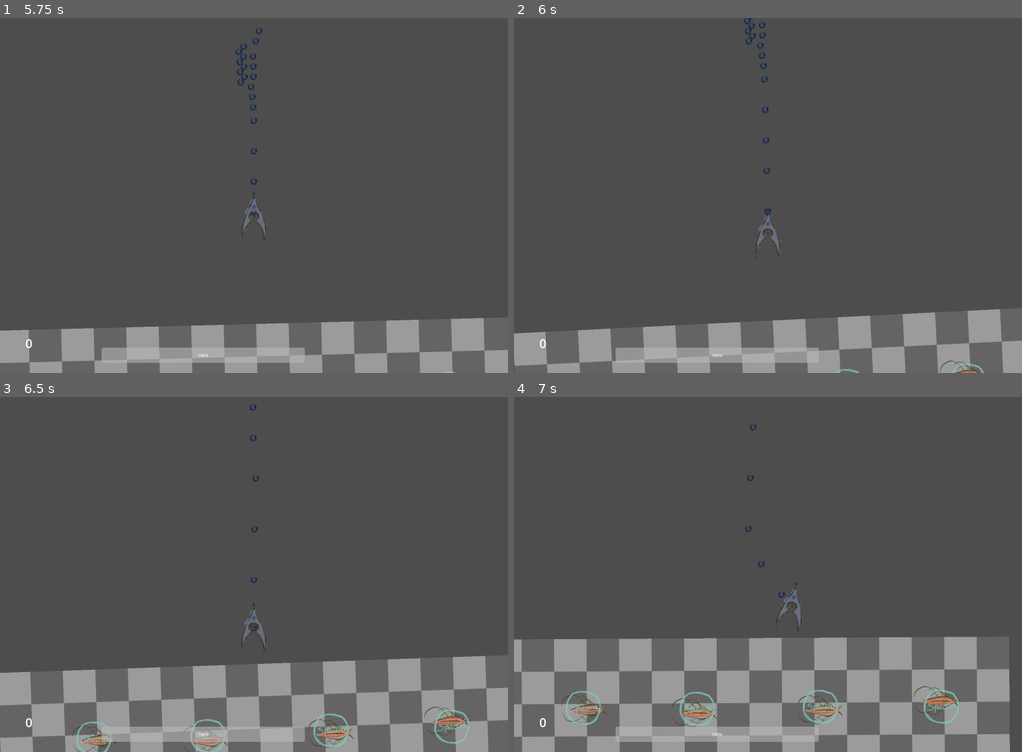
Above: before the commit, frames 1-4 (two rows, left to right).
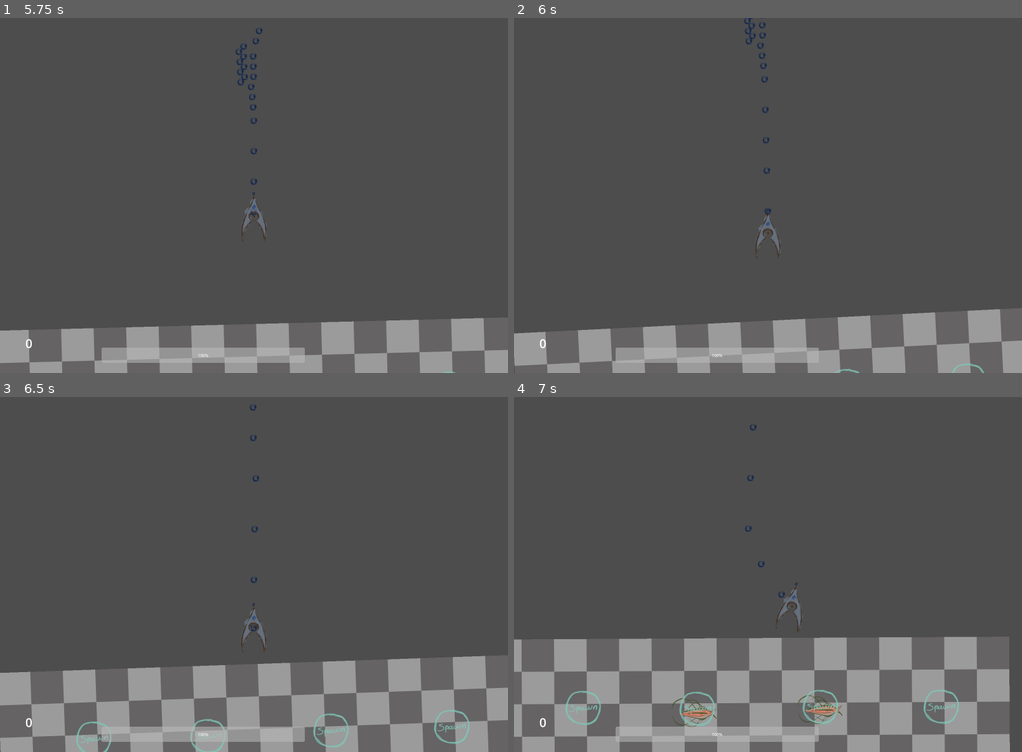
Above: after the commit, the same moments.

Repository: AustereTriceratops/BulletHellEngine
Game: Godot game, scene res://levels/test_levels/devLevel.tscn
Same seed, same stepped clock (60 frames per second), same inputs: the game is played once before the commit and once after it.
Inputs (mouse positions are in pixels of both pictures, inside the frame that each line leads up to):
- Up to frame 1 (5.75 s): tap Enter at 0.5 s; move the mouse to (279, 195) at 0.52 s; hold Q (look_left) 0.53-1.28 s; hold W (player_up) 0.53-4.28 s; move the mouse to (228, 195) at 1.27 s; tap E (look_right) at 1.35 s; move the mouse to (264, 188) at 2.02 s; hold Shift (shift) 2.03-2.78 s; move the mouse to (248, 202) at 2.77 s; tap Q (look_left) at 2.85 s; move the mouse to (289, 199) at 3.52 s; hold E (look_right) 3.53-4.28 s; tap Escape (pause) at 4.15 s; move the mouse to (101, 142) at 4.27 s; hold A (player_left) 4.28-5 s; tap Shift (shift) at 4.35 s; click "Resume" at 5 s
- Up to frame 2 (6 s): move the mouse to (793, 195) at 5.77 s; hold S (player_down) from 5.78 s (still down); hold Q (look_left) from 5.78 s (still down)
- Up to frame 3 (6.5 s): keep holding S (player_down); keep holding Q (look_left)
- Up to frame 4 (7 s): move the mouse to (691, 485) at 6.52 s; release S (player_down) at 6.53 s; release Q (look_left) at 6.53 s; hold D (player_right) from 6.53 s (still down); tap E (look_right) at 6.6 s

Frame 1 is identical in both runs. In frame 2, less than 0.1% of the frame differs, in the area x 83-93%, y 96-100%; in frame 3, 0.6%, in the area x 14-93%, y 87-100%; in frame 4, 0.4%.

Commit message:
refined spawner logic around player

Diff:
--- a/enemies/follow_enemy.gd
+++ b/enemies/follow_enemy.gd
@@ -48,7 +48,7 @@
 
 
 func spawn_undirected_bullets(
-	delta: float, shotInterval: float, numBullets: int, shotsPerPattern: int, k=1, offset=0, alpha=1
+	delta: float, shotInterval: float, numBullets_: int, shotsPerPattern_: int, k=1, offset=0, alpha=1
 ):
 	var frac = Math.modulo_float(t, shotInterval)
 	var timeSinceLastShot = frac + delta
@@ -61,7 +61,7 @@
 
 
 	for i in range(n):
-		for j in range(numBullets):
+		for j in range(numBullets_):
 			var bullet = bulletScene.instantiate()
 			bulletsNode.add_child(bullet)
 
@@ -69,7 +69,7 @@
 			bullet.speed = bulletSpeed
 
 			var bulletDirection = Vector2(1.0, 0.0).rotated(
-				2 * PI * pow(k, j) * ((n_hist/shotsPerPattern) + (float(j)/numBullets) + offset)
+				2 * PI * pow(k, j) * ((n_hist/shotsPerPattern_) + (float(j)/numBullets) + offset)
 			)
 			var deltaPosition = bullet.speed * (timeSinceLastShot - i*shotInterval) * bulletDirection
 			bullet.initialize(position + deltaPosition, bulletDirection)
--- a/enemies/spawner.gd
+++ b/enemies/spawner.gd
@@ -1,6 +1,8 @@
 extends Node2D
 
 @export var enemyScene: PackedScene
+@export var minRange = 100
+@export var maxRange = 1000
 
 @onready var mainNode = get_tree().get_root().get_node("Level")
 var playerNode: CharacterBody2D
@@ -13,6 +15,20 @@
 
 func _ready():
 	mainNode.ready.connect(_on_main_ready)
+
+
+func _process(_delta: float) -> void:
+	var distanceToPlayer = (playerNode.position - position).length()
+
+	if distanceToPlayer < minRange:
+		if !$SpawnTimer.paused:
+			$SpawnTimer.paused = true
+	elif distanceToPlayer > maxRange:
+		if !$SpawnTimer.paused:
+			$SpawnTimer.paused = true
+	else:
+		if $SpawnTimer.paused:
+			$SpawnTimer.paused = false
 
 # ========================
 # ====== RECIEVERS =======
--- a/player/Player.tscn
+++ b/player/Player.tscn
@@ -15,6 +15,21 @@
 [sub_resource type="CircleShape2D" id="CircleShape2D_kambq"]
 radius = 5.0
 
+[sub_resource type="Animation" id="Animation_vnq3p"]
+length = 0.001
+tracks/0/type = "value"
+tracks/0/imported = false
+tracks/0/enabled = true
+tracks/0/path = NodePath("Sprite:material:shader_parameter/enabled")
+tracks/0/interp = 1
+tracks/0/loop_wrap = true
+tracks/0/keys = {
+"times": PackedFloat32Array(0),
+"transitions": PackedFloat32Array(1),
+"update": 1,
+"values": [true]
+}
+
 [sub_resource type="Animation" id="Animation_6deen"]
 resource_name = "hit_flash"
 length = 0.1
@@ -29,21 +44,6 @@
 "transitions": PackedFloat32Array(1, 1),
 "update": 1,
 "values": [false, true]
-}
-
-[sub_resource type="Animation" id="Animation_vnq3p"]
-length = 0.001
-tracks/0/type = "value"
-tracks/0/imported = false
-tracks/0/enabled = true
-tracks/0/path = NodePath("Sprite:material:shader_parameter/enabled")
-tracks/0/interp = 1
-tracks/0/loop_wrap = true
-tracks/0/keys = {
-"times": PackedFloat32Array(0),
-"transitions": PackedFloat32Array(1),
-"update": 1,
-"values": [true]
 }
 
 [sub_resource type="AnimationLibrary" id="AnimationLibrary_2voxu"]
